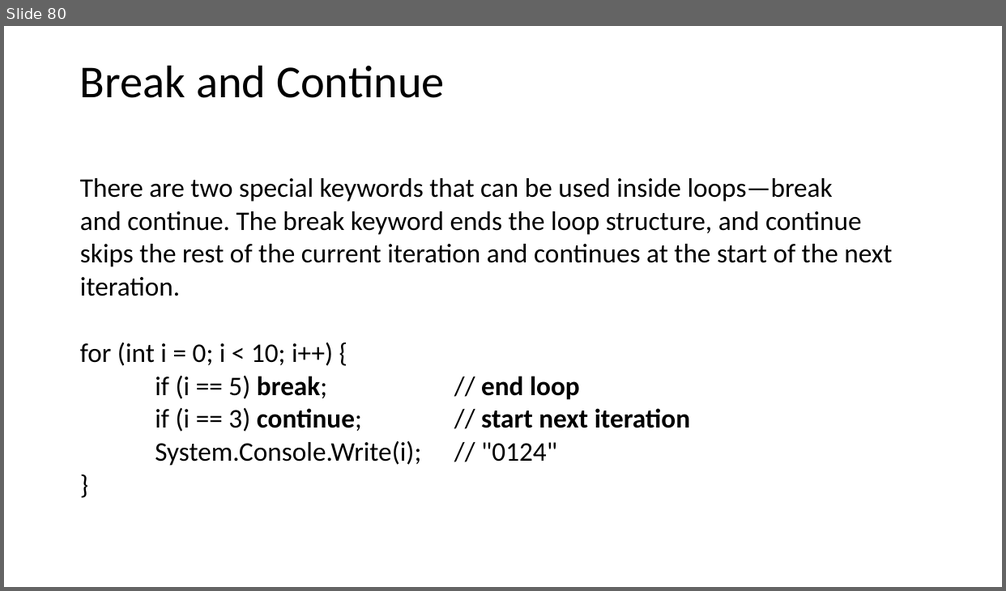
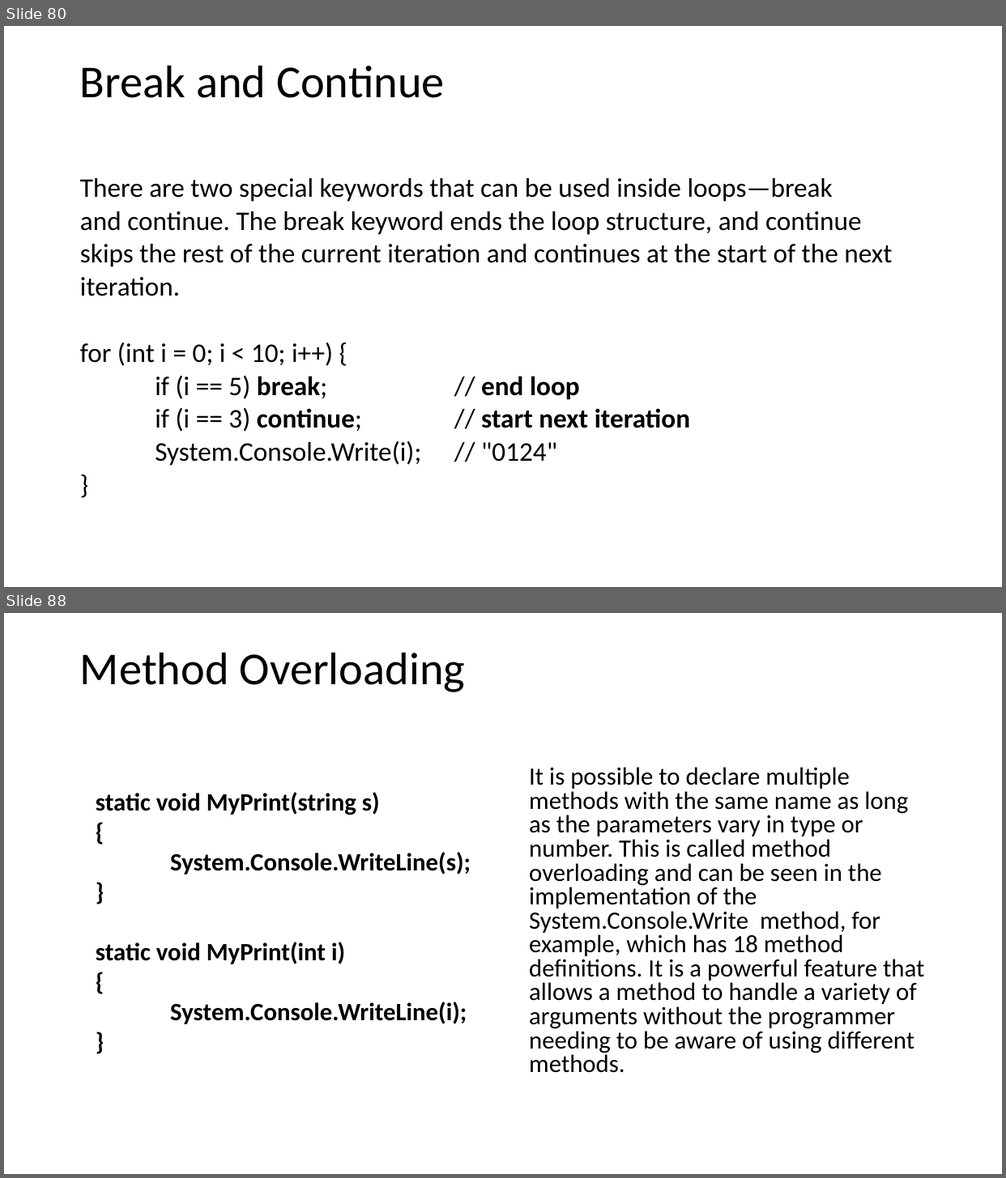
Before and after one commit to AlbertOsinaga/CursoCSharp__8, a slide deck: CSharpQuickReference.pptx. Shown one above the other, each under a label of ours: slide 80 before the commit, slides 80 and 88 after it; the slides between them are not shown. The pictures are 1006x591 and 1006x1178 pixels, drawn with LibreOffice and Linux fonts; fonts in the diff are those of the drawing. Boxes give left, top, right and bottom in pixels: in the first picture for what was removed or moved away, otherwise in the second. Text is boxed around its words. In the diff, an @@ line names an element or a change of style, - is before the commit and + after.

```diff
--- a/CSharpQuickReference.pptx
+++ b/CSharpQuickReference.pptx
@@ slide 88 added at (4, 613, 1002, 1174), background #FFFFFF @@
@@ title added at (80, 652, 466, 692), 44 pt, text #000000 @@
+Method Overloading
@@ text added at (529, 767, 924, 1073), 24 pt, text #000000 @@
+It is possible to declare multiple methods with the same name as long as the parameters vary in type or number. This is called method overloading and can be seen in the implementation of the System.Console.Write method, for example, which has 18 method definitions. It is a powerful feature that allows a method to handle a variety of arguments without the programmer needing to be aware of using different methods.
@@ text added at (96, 792, 471, 1024), 24 pt, text #000000, bold @@
+static void MyPrint(string s)
+{
+System.Console.WriteLine(s);
+}
+static void MyPrint(int i)
+{
+System.Console.WriteLine(i);
+}
```
Also in this commit, not shown: 120 other slides added, 1 other file.
